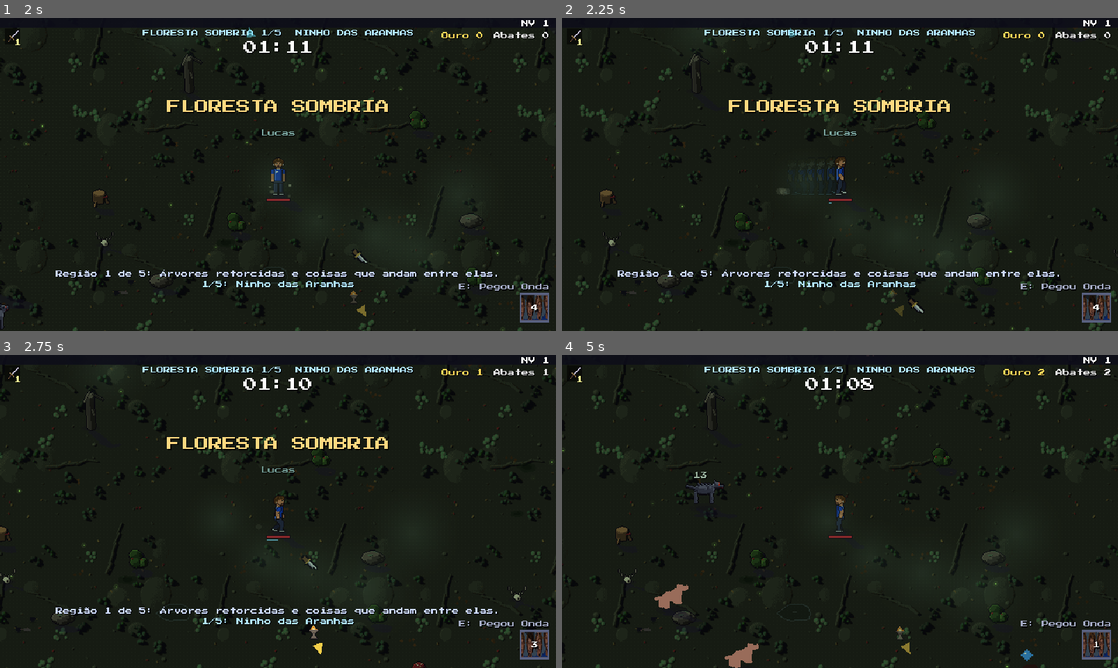
Above: before the commit, frames 1-4 (two rows, left to right).
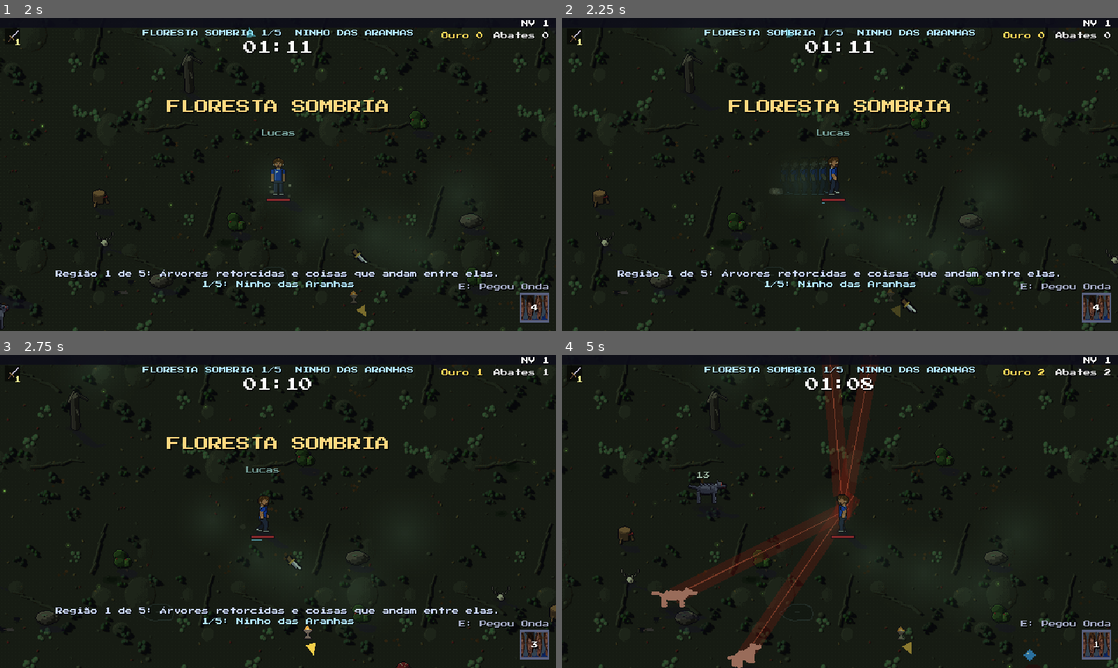
Above: after the commit, the same moments.

Repository: brenoalmeidatec/KIKIU-Survival
Game: Godot game, scene res://main.tscn
The game is run twice, just before and just after one commit, with the same random seed, the same clock (stepped at 60 frames per second) and the same inputs.
Inputs (mouse positions are in pixels of both pictures, inside the frame that each line leads up to):
- Up to frame 1 (2 s): tap Enter (confirmar) at 0.5, 1.25 s; move the mouse to (400, 158) at 0.52 s; hold D (direita) 0.53-1.25 s; tap B (banir) at 0.6 s; click (400, 158) at 0.67 s; tap X (pular) at 0.77 s; drag from (166, 190) to (250, 237) at 1.27 s
- Up to frame 2 (2.25 s): move the mouse to (895, 105) at 2.02 s; hold D (direita) from 2.03 s (still down); hold Space (dash) from 2.03 s (still down)
- Up to frame 3 (2.75 s): keep holding D (direita); keep holding Space (dash)
- Up to frame 4 (5 s): release D (direita) at 2.75 s; release Space (dash) at 2.75 s; drag from (812, 574) to (673, 464) at 2.77 s; move the mouse to (1006, 558) at 3.52 s; hold A (esquerda) 3.53-4.25 s; hold V (falar) 3.53-4.25 s; tap X (pular) at 3.77 s; drag from (673, 464) to (756, 433) at 4.27 s

Frame 1 is identical in both runs. In frame 2, 3.3% of the frame differs, in the area x 1-100%, y 3-100%; in frame 3, 3.4%; in frame 4, 8.2%, in the area x 0-100%, y 3-100%.

Commit message:
Legibilidade: herói pisca sem sumir, aviso no chão, câmera à frente (#68)
- o piscar de dano fica em 35% de opacidade em vez de invisível
- faixa vermelha no chão na preparação da investida e anel vermelho
  antes dos tiros em anel
- câmera adianta até 36 px pra onde o herói anda (opção pra desligar)
- --print_tela=aviso mostra as marcas

Co-Authored-By: Claude Opus 5.5 <noreply@anthropic.com>

Diff:
--- a/jogos/hordas/projeto/scripts/hordas/arena.gd
+++ b/jogos/hordas/projeto/scripts/hordas/arena.gd
@@ -98,6 +98,8 @@
 var nivel_arma := {}        # id -> último nível visto (tela final)
 var acabou := false
 var _tremor := 0.0
+const OLHAR_MAX := 36.0          # px que a câmera adianta na direção em que o herói anda (#68)
+var _olhar := Vector2.ZERO      # quanto ela está adiantada agora (vai até lá com suavidade)
 var _hitstop_ate := 0   # Time.get_ticks_msec() até quando o jogo fica "congelado" (só solo)
 var _hitstop_crit_ate := 0
 var _chefes_vivos := []
@@ -306,7 +308,10 @@
 	var t4 := Time.get_ticks_usec()
 	perfil = [t1 - t0, t2 - t1, t3 - t2, t4 - t3]
 	_tremor = maxf(0.0, _tremor - dt * 20.0)
-	var foco: Vector2 = duelo.centro if duelo_ativo and not duelo.lut_jogador.vivo else jogador.centro()
+	# a câmera olha um pouco à frente pra onde o herói anda (#68), com suavidade; dá pra desligar nas Opções
+	var olhar_alvo: Vector2 = (jogador._vel * 0.22).limit_length(OLHAR_MAX) if Config.v("camera_frente") else Vector2.ZERO
+	_olhar = _olhar.lerp(olhar_alvo, minf(1.0, dt * 2.5))
+	var foco: Vector2 = duelo.centro if duelo_ativo and not duelo.lut_jogador.vivo else jogador.centro() + _olhar
 	camera.position = finalizacao.camera(entradas.camera(foco))   # a entrada do chefe leva a câmera até ele e traz de volta; a finalização aproxima
 	camera.offset = Vector2(randf_range(-1, 1), randf_range(-1, 1)) * _tremor
 	if Input.is_action_just_pressed("voltar") and not cartas.aberto() and not hud._pausado:
--- a/jogos/hordas/projeto/scripts/hordas/config.gd
+++ b/jogos/hordas/projeto/scripts/hordas/config.gd
@@ -9,6 +9,7 @@
 const ITENS := [
 	{"chave": "pausar_fora", "grupo": "Jogabilidade", "nome": "Pausar ao sair da janela", "valores": [false, true], "formato": "sim_nao", "padrao": true},
 	{"chave": "tremor", "grupo": "Acessibilidade", "nome": "Tremer a tela", "valores": [0.0, 0.5, 1.0], "rotulos": ["Não", "Pouco", "Normal"], "padrao": 1.0},
+	{"chave": "camera_frente", "grupo": "Acessibilidade", "nome": "Câmera olha à frente", "valores": [false, true], "formato": "sim_nao", "padrao": true},
 	{"chave": "flash_dano", "grupo": "Acessibilidade", "nome": "Flash ao levar dano", "valores": [false, true], "formato": "sim_nao", "padrao": true},
 	{"chave": "mortes", "grupo": "Acessibilidade", "nome": "Mortes violentas", "valores": ["normal", "reduzida"], "rotulos": ["Normal", "Reduzida"], "padrao": "normal"},
 	{"chave": "numeros_dano", "grupo": "Acessibilidade", "nome": "Números de dano", "valores": [false, true], "formato": "sim_nao", "padrao": true},
--- a/jogos/hordas/projeto/scripts/hordas/inimigos.gd
+++ b/jogos/hordas/projeto/scripts/hordas/inimigos.gd
@@ -7,6 +7,7 @@
 const Perf := preload("res://scripts/hordas/perf.gd")
 const ESCALA := 2.0        # a arte gerada é desenhada 2x
 const CELULA := 48.0
+const AVISO_ANEL := 0.6   # segundos de aviso (anel vermelho no chão) antes dos tiros em anel (#68)
 const LONGE := 720.0       # mais longe que isso do jogador = reaparece do outro lado
 const NASC_T := 0.26       # animação de nascer / reaparecer (teleporte): some e volta numa nuvem escura
 const ACEL_VEL := 14.0     # suavização do andar: 1/ACEL_VEL s (~70 ms) pra chegar na velocidade pedida
@@ -766,6 +767,19 @@
 			var rs := Rect2(s.x / 2, -s.y, -s.x, s.y) if esp else Rect2(-s.x / 2, -s.y, s.x, s.y)
 			Visual.sombra(self, v.tex, rs, src2, pe)
 	Perf.fim("ini_d_sombra", _d1)
+	# marcas de aviso no chão (#68): a faixa por onde a investida vai passar e o anel antes dos tiros em anel.
+	# No online os clientes não recebem a direção da investida nem o relógio do anel: lá fica só o aviso no corpo.
+	for v: V in _ordem:
+		if v.estado == 1 and v.dir_inv != Vector2.ZERO:
+			var u := clampf(1.0 - v.t_estado / 0.7, 0.0, 1.0)
+			var fim: Vector2 = v.pos + v.dir_inv * v.vel * 5.0 * 0.6   # o que ele corre na investida (5x por 0,6 s)
+			draw_line(v.pos, fim, Color(1.0, 0.15, 0.1, 0.1 + 0.18 * u), maxf(10.0, v.raio * 1.6))
+			draw_line(v.pos, fim, Color(1.0, 0.4, 0.3, 0.45 + 0.4 * u), 1.0)
+		if v.anel > 0 and v.t_anel > 0.0 and v.t_anel < AVISO_ANEL:
+			var u2 := 1.0 - v.t_anel / AVISO_ANEL
+			draw_set_transform(v.pos, 0, Vector2(1, 0.55))
+			draw_arc(Vector2.ZERO, v.raio + 26.0 - 12.0 * u2, 0, TAU, 28, Color(1.0, 0.25, 0.2, 0.25 + 0.55 * u2), 2.0)
+			draw_set_transform(Vector2.ZERO, 0, Vector2.ONE)
 	var _d2 := Perf.ini()
 	for v: V in _ordem:
 		var s: Vector2 = v.sz
--- a/jogos/hordas/projeto/scripts/hordas/jogador.gd
+++ b/jogos/hordas/projeto/scripts/hordas/jogador.gd
@@ -443,7 +443,9 @@
 		var p := 1.0 - _ent_t / Visual.CHEGADA_TEMPO
 		var g := Visual.chegada_flash(p) * 2.0
 		spr.modulate = Color(spr.modulate.r + g, spr.modulate.g + g, spr.modulate.b + g, spr.modulate.a * clampf(p * 6.0, 0.0, 1.0))
-	spr.visible = not piscar and humano > 0.01
+	if piscar:   # pisca em meia transparência: sumir de vez fazia o herói desaparecer no meio da horda (#68)
+		spr.modulate.a *= 0.35
+	spr.visible = humano > 0.01
 
 
 ## Dano de vírus (fonte = tipo) ou de outro lutador no duelo. Retorna true se caiu.
--- a/jogos/hordas/projeto/scripts/hordas/main.gd
+++ b/jogos/hordas/projeto/scripts/hordas/main.gd
@@ -1138,6 +1138,21 @@
 			_abrir_opcoes()
 		"calor":   # tela do Calor (use --calor=couro:2,garras:1 pra ver níveis ligados)
 			_abrir_calor("hazaki")
+		"aviso":   # marcas de aviso no chão (#68): um jacaré preparando a investida e um chefe prestes a soltar o anel
+			_comecar("hazaki")
+			await get_tree().create_timer(0.3, true, false, true).timeout
+			_arena.bot = false
+			var jp: Vector2 = _arena.jogador.position
+			var jac = _arena.inimigos.criar("jacare_lodo", jp + Vector2(-150, -40))
+			var che = _arena.inimigos.criar(str(_args.get("chefe", "rainha_sapo")), jp + Vector2(150, 40))
+			await get_tree().create_timer(0.05, true, false, true).timeout
+			if jac:
+				jac.estado = 1
+				jac.t_estado = 0.25
+				jac.dir_inv = (jp - jac.pos).normalized()
+			if che:
+				che.t_anel = 0.2
+			Engine.time_scale = 0.05   # quase parado: o print sai 0,6 s (tempo real) depois, ainda no meio do aviso
 		"criacao":   # tela de criar herói (#72): --raca=N e --classe=N escolhem as opções (índice nas listas)
 			_estado = "criacao"
 			var tc := TelaCriacao.new()
Not shown, changed: LOGBOOK.md
